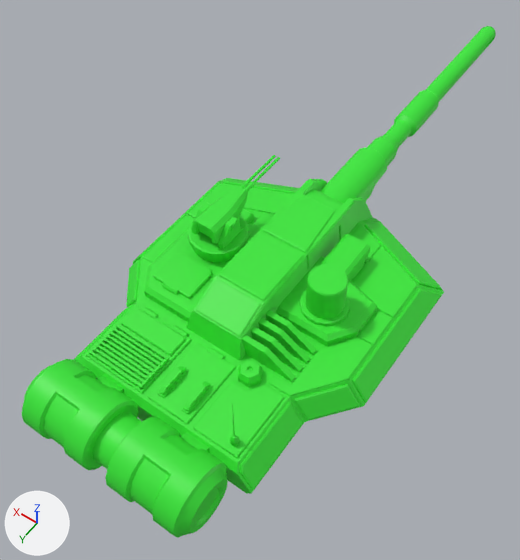
An edit to the FBX model TankWar2/Resources/fbx/EnemyTankTurret.fbx, drawn before and after from the same camera.
The view is the same before and after, from a 50 mm camera at (-0.00569, 0.00975, 0.01534) aimed at (0.00061, 0.00094, 0.00149). Arrows for +X, +Y and +Z are at lower left; the lights stay in place. Where no turn or scale is listed for an object, it has been applied to the vertices.

In view in the first picture: 'TankTop'.
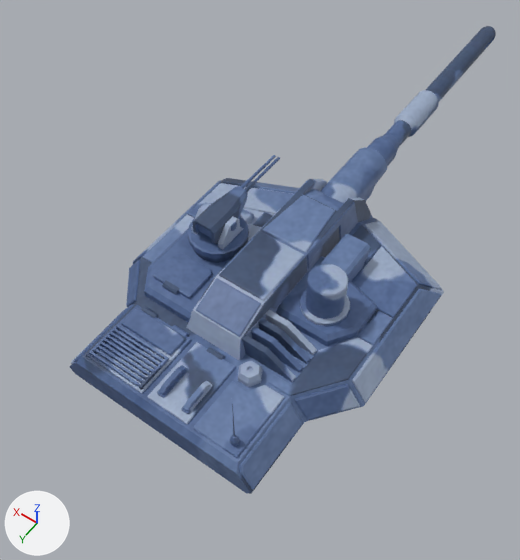
What changed in the scene script:
```text
Add img_camouflage2_jpg:
    img_camouflage2_jpg = load_image('Camouflage2.jpg', '../Textures/Camouflage2.jpg', 1081, 1077, 'sRGB')
Add mat_camouflage2:
    mat_camouflage2 = principled_material('Camouflage2')
    mat_camouflage2.texture = img_camouflage2_jpg
Change me_mesh_001:
    used by ob_tanktop; location = (0.00016, 0.00157, 0.00271)
    remove me_mesh_001.from_pydata(...)  # 2196 vertices, 1952 faces; spans x -0.0034..0.0031, y -0.0119..0.0056, z -0.0013..0.0015
    add me_mesh_001.from_pydata(...)  # 1781 vertices, 1522 faces; spans x -0.0034..0.0031, y -0.0119..0.005, z -0.0013..0.0015
    me_mesh_001 part 1: 415 vertices removed from x -0.0023..0.002, y 0.0039..0.0056, z -0.0011..0.0005
    me_mesh_001 part 2: 1522 faces spanning x -0.0034..0.0031, y -0.0119..0.0039, z -0.0013..0.0015 switch from mat_green (green #37e735) to mat_camouflage2 (picture img_camouflage2_jpg)
```

Changed parts and their boxes (x1, y1, x2, y2) in the pictures (520 x 560 px):
'TankTop', reshaped (10% narrower, 9% shorter)
    before: (22, 26, 496, 538)
    after: (70, 26, 496, 494)
part 1 of me_mesh_001, deleted (green)
    before: (22, 359, 228, 538)
part 2 of me_mesh_001, recoloured (green to blue)
    both: (73, 26, 496, 494)
